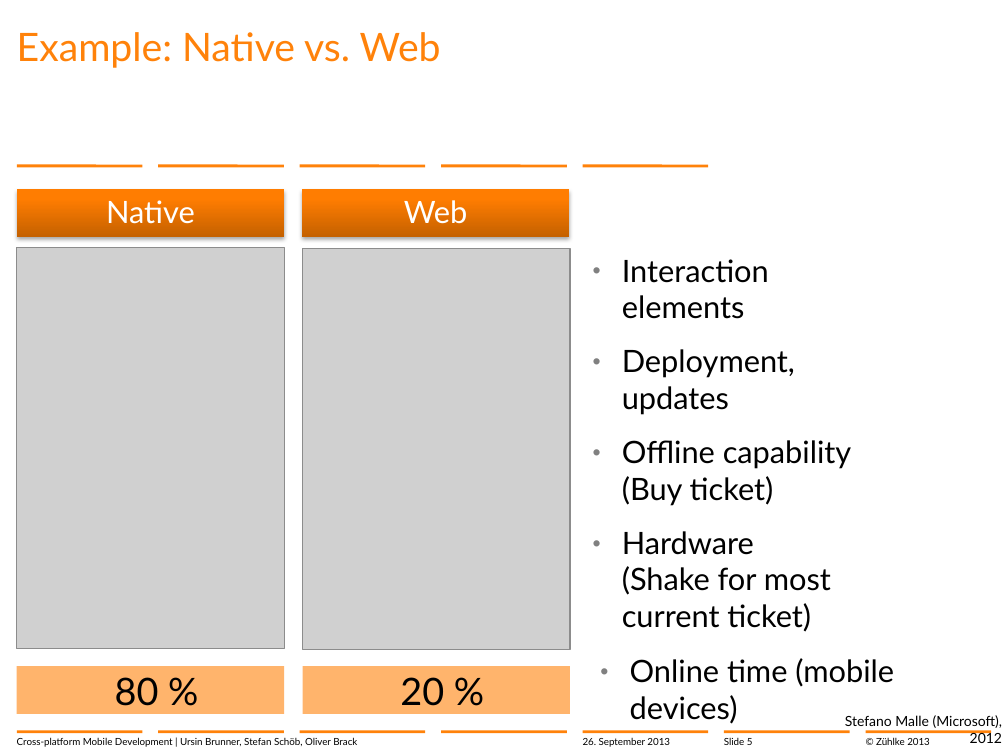
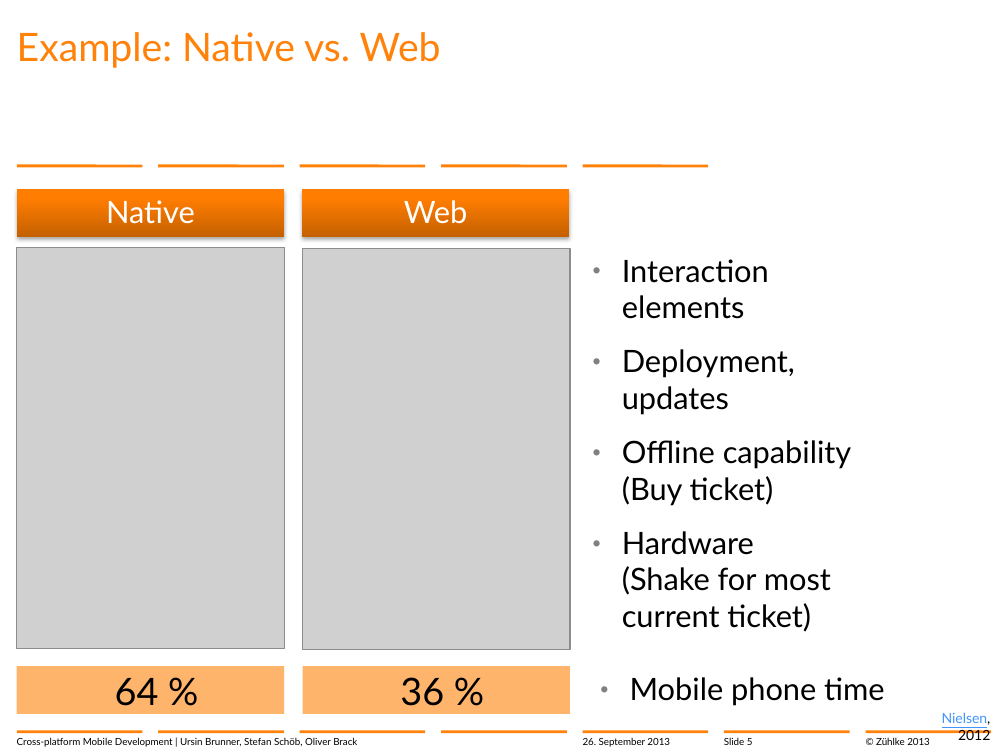
Before and after one commit to brunnurs/zxm, a slide deck: slide 5 of docs/13-09-26 Cross-platform mobile development with C#.pptx. Drawn at 1008x756 pixels with LibreOffice and Linux fonts; fonts in the diff are those of the drawing; grey boxes stand for pictures; background and template pictures are left out. Boxes give left, top, right and bottom in pixels: in the first picture for what was removed or moved away, otherwise in the second. Text is boxed around its words. In the diff, an @@ line names an element or a change of style, - is before the commit and + after.

```diff
--- a/docs/13-09-26 Cross-platform mobile development with C#.pptx
+++ b/docs/13-09-26 Cross-platform mobile development with C#.pptx
@@ text in rectangle at [115,678,159,706]: text changed @@
-80 %
+64 %
@@ text in rectangle at [400,677,444,706]: text changed @@
-20 %
+36 %
@@ text at [630,677,885,706]: text changed @@
-  • Online time (mobile devices)
+  • Mobile phone time
@@ text at [942,712,991,740]: text changed; text colour #000000 to #4095FE @@
-Stefano Malle (Microsoft), 2012
+Nielsen, 2012
```
Also in this commit, not shown: 1 other slide changed.
